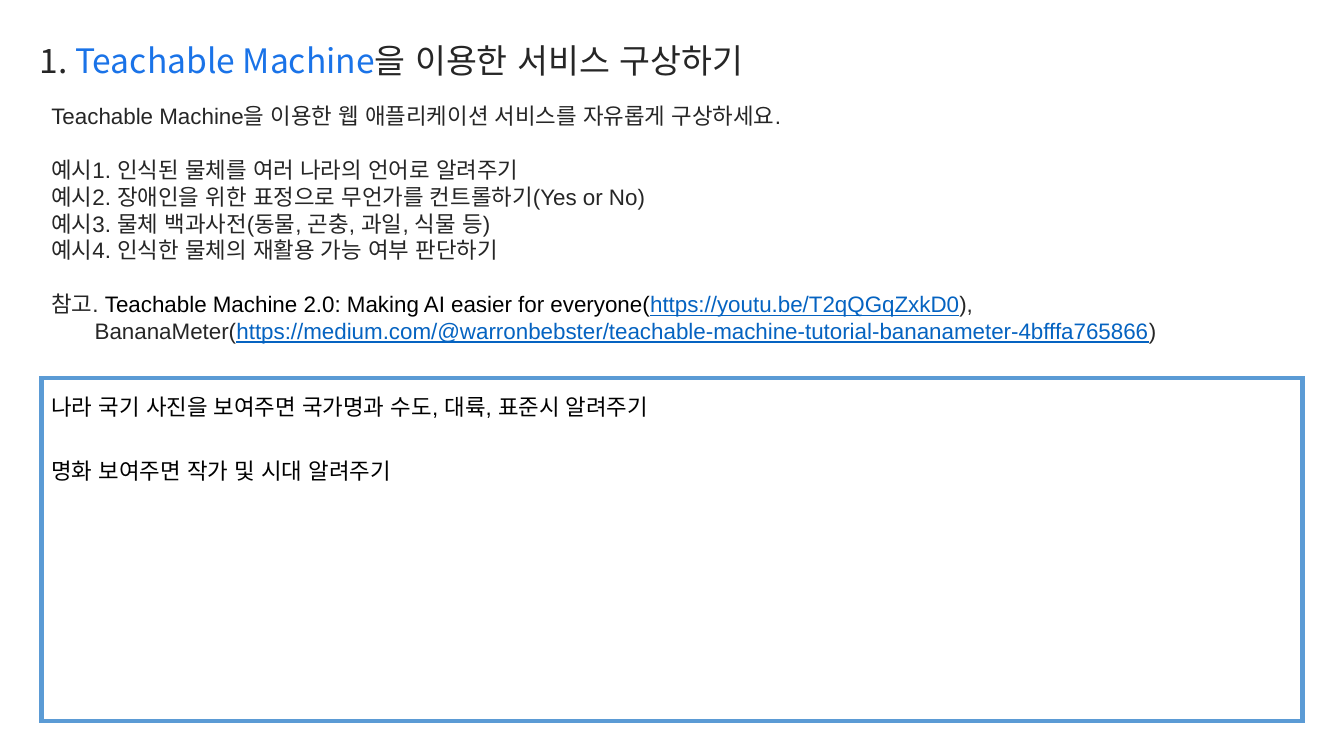
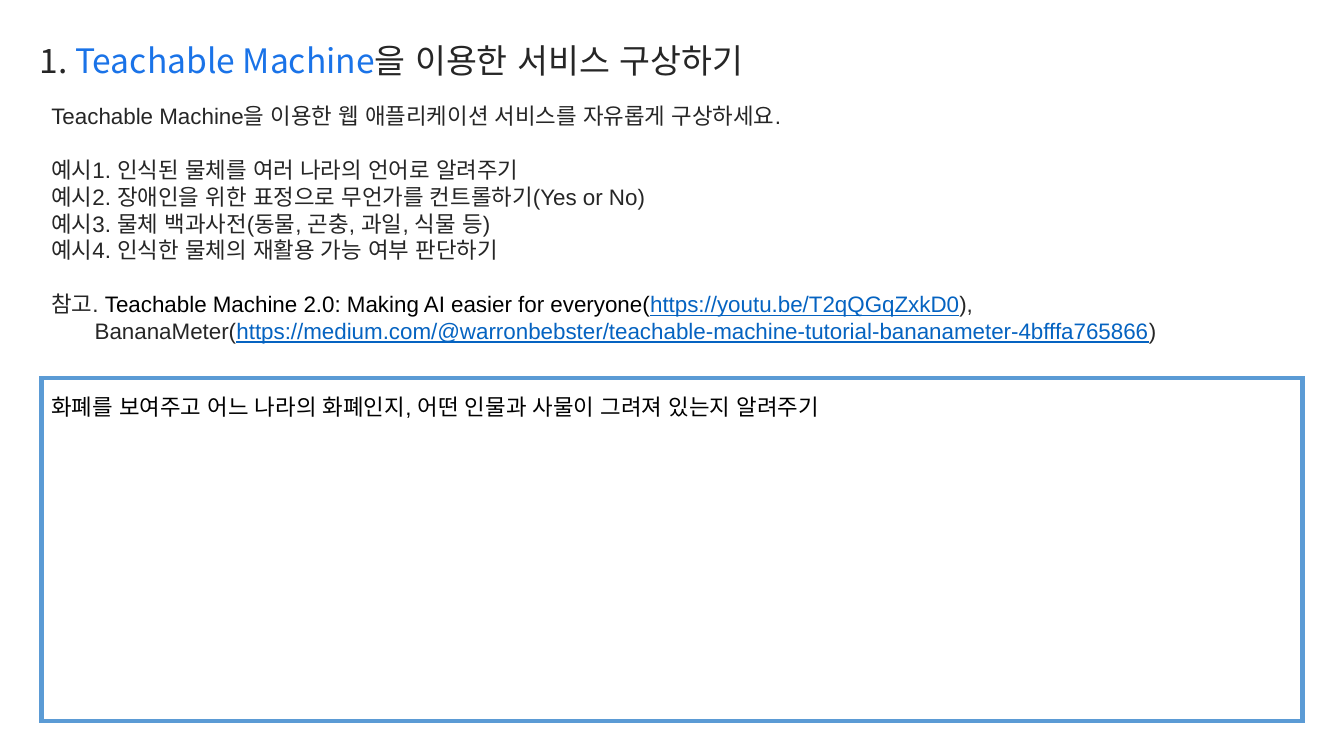
Before and after one commit to an-suhyun/template, a slide deck: slide 2 of Report.pptx. Drawn at 1344x756 pixels with LibreOffice and Linux fonts; fonts in the diff are those of the drawing. Boxes give left, top, right and bottom in pixels: in the first picture for what was removed or moved away, otherwise in the second. Text is boxed around its words. In the diff, an @@ line names an element or a change of style, - is before the commit and + after.

```diff
--- a/Report.pptx
+++ b/Report.pptx
@@ text at bbox=[51, 396, 819, 418]: text changed @@
-나라 국기 사진을 보여주면 국가명과 수도, 대륙, 표준시 알려주기
+화폐를 보여주고 어느 나라의 화폐인지, 어떤 인물과 사물이 그려져 있는지 알려주기
@@ text removed at bbox=[51, 460, 391, 481] @@
-명화 보여주면 작가 및 시대 알려주기
```
Also in this commit, not shown: 1 other slide changed, 1 other file.
